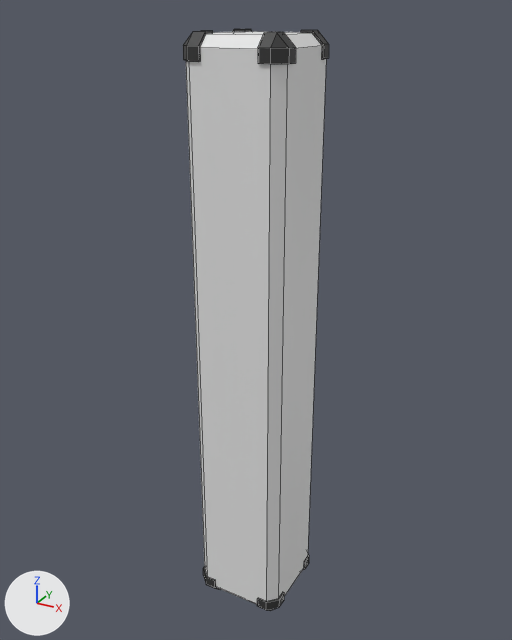
The FBX model Assets/Arts/fbx/possessable_tall.fbx as it was, and as the next commit left it.
Camera for both pictures: a 50 mm camera at (3.13, -5.71, 3.17) aimed at (-0.07, 0.1, 0.27). The axes (+X, +Y, +Z) are drawn at lower left. The lights are the same throughout. The older version comes first. Mesh edges are drawn as thin lines. Where no turn or scale is listed for an object, it has been applied to the vertices.

In view in the first picture: 'Tall'.
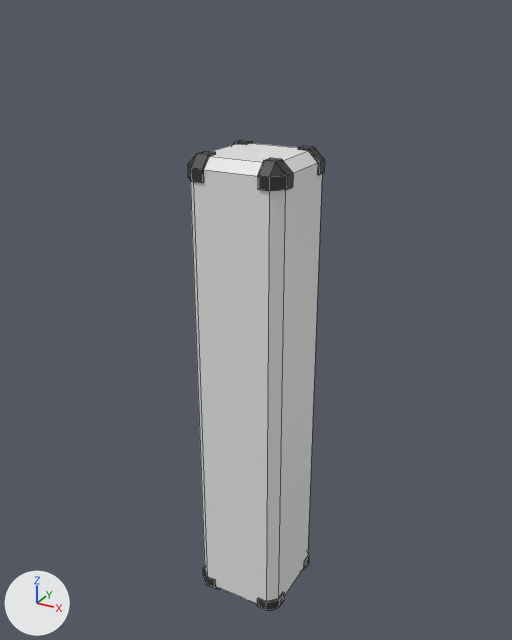
Where the newer file only moved an object's origin or applied its transform, the numbers keep the older frame.

Location of each change, [x1, y1, x2, y2] in pixels of the pictures (512 x 640 px; the box of a moved part takes in the faces that stretch with it):
'Tall', reshaped (6% narrower, 19% shorter): before [183, 29, 329, 611]; after [188, 140, 325, 611]
part 1 of me_cube_002, moved or reshaped: before [183, 29, 329, 468]; after [188, 140, 325, 468]

The change in detail:
me_cube_002 is used by ob_tall; location (0.0, 0.0, 0.0).
me_cube_002 had 168 vertices, 146 faces and spanned x -0.5..0.5, y -0.5..0.5, z -3.0..3.0.
me_cube_002 now has 168 vertices, 146 faces and spans x -0.5..0.5, y -0.5..0.5, z -3.0..2.0.
me_cube_002 part 1: all 84 vertices in x -0.5..0.5, y -0.5..0.5, z 2.77..3.0 are moved by (0.0, 0.0, -1.0).
